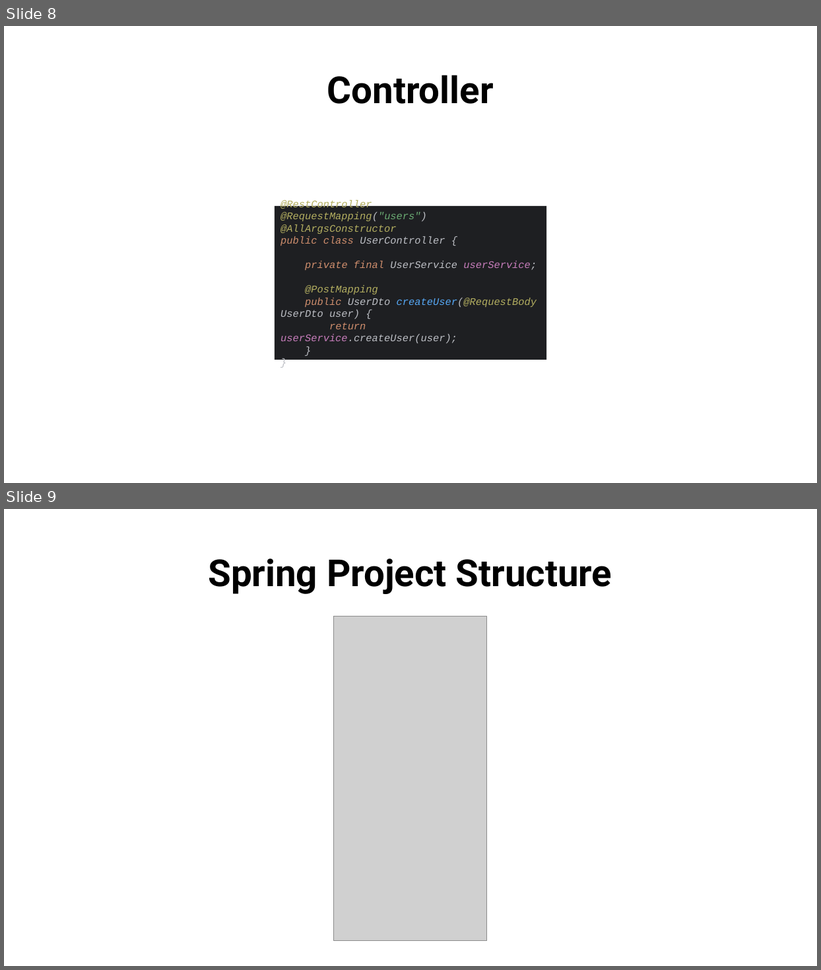
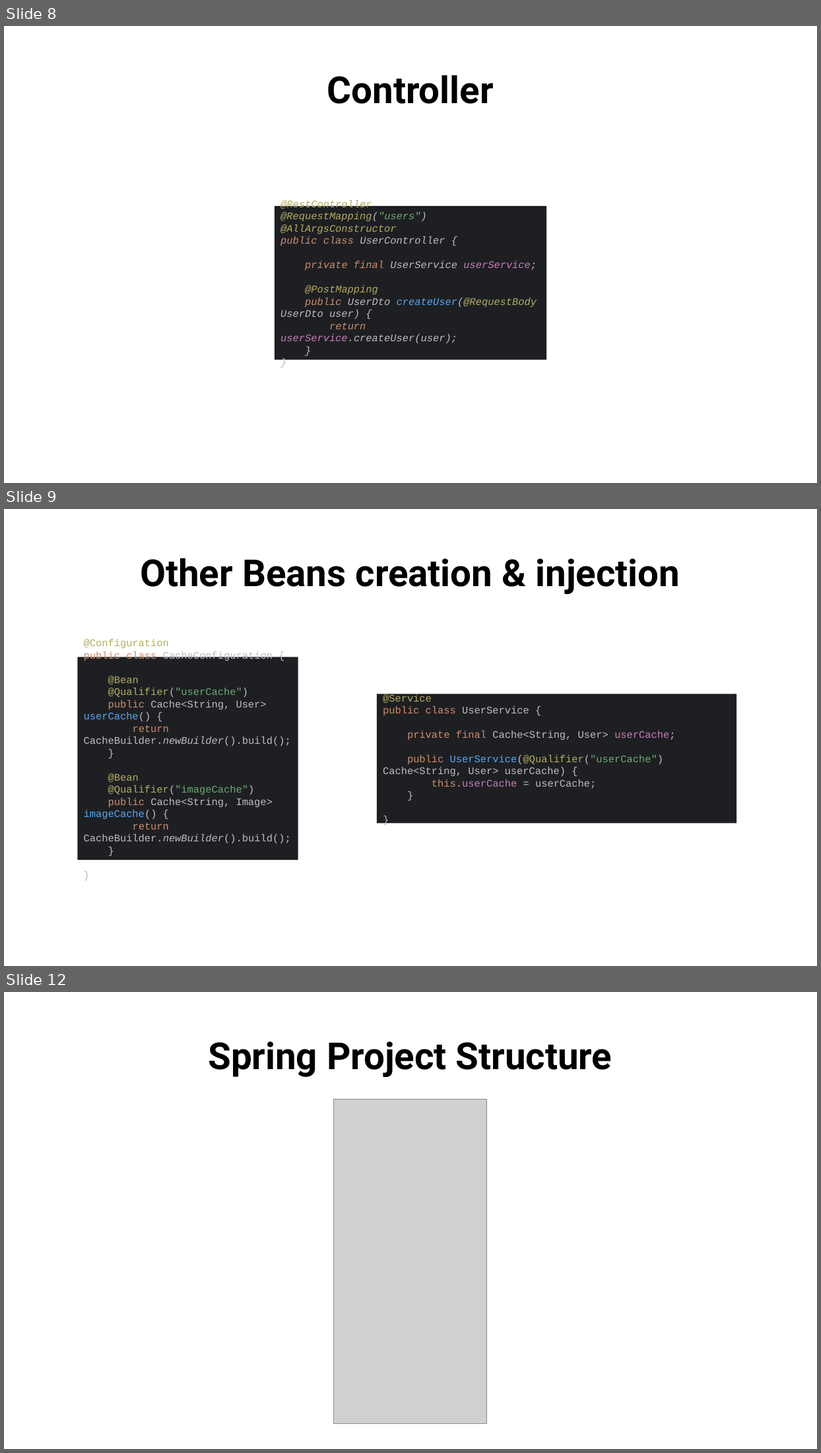
Before and after one commit to aminebag/distributed_systems, a slide deck: spring.pptx. Shown one above the other, each under a label of ours: slides 8 and 9 before the commit, slides 8, 9 and 12 after it; the slides between them are not shown. The pictures are 821x970 and 821x1453 pixels, drawn with LibreOffice and Linux fonts; fonts in the diff are those of the drawing; grey boxes stand for pictures. Boxes give left, top, right and bottom in pixels: in the first picture for what was removed or moved away, otherwise in the second. Text is boxed around its words. In the diff, an @@ line names an element or a change of style, - is before the commit and + after.

```diff
--- a/spring.pptx
+++ b/spring.pptx
@@ slide 9 added at <box>4,509,817,966</box>, background #FFFFFF @@
@@ text added at <box>140,558,680,594</box>, 44 pt, text #000000, bold @@
+Other Beans creation & injection
@@ rectangle added at <box>78,657,298,860</box>, fill #1E1F22, 12 pt, text #BCBEC4 @@
+@Configuration
+public class CacheConfiguration {
+@Bean
+@Qualifier("userCache")
+public Cache<String, User> userCache() {
+return CacheBuilder.newBuilder().build();
+}
+@Bean
+@Qualifier("imageCache")
+public Cache<String, Image> imageCache() {
+return CacheBuilder.newBuilder().build();
+}
+}
@@ rectangle added at <box>377,694,737,823</box>, fill #1E1F22, 12 pt, text #BCBEC4 @@
+@Service
+public class UserService {
+private final Cache<String, User> userCache;
+public UserService(@Qualifier("userCache") Cache<String, User> userCache) {
+this.userCache = userCache;
+}
+}
@@ what was slide 9 is now slide 12 @@
```
Also in this commit, not shown: 2 other slides added.
